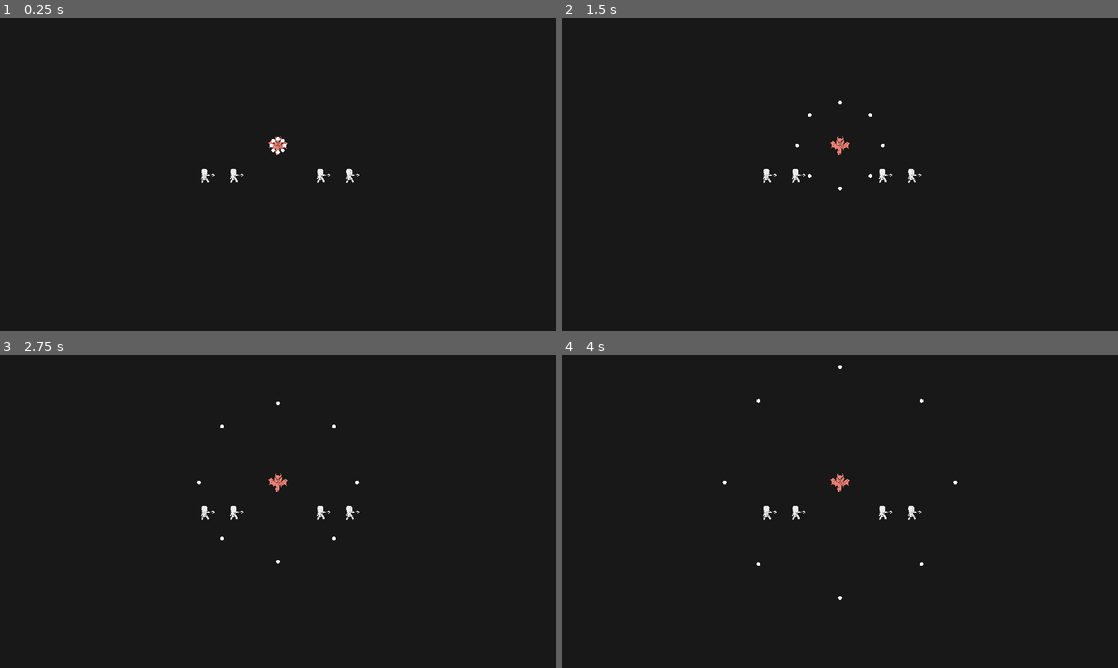
Above: before the commit, frames 1-4 (two rows, left to right).
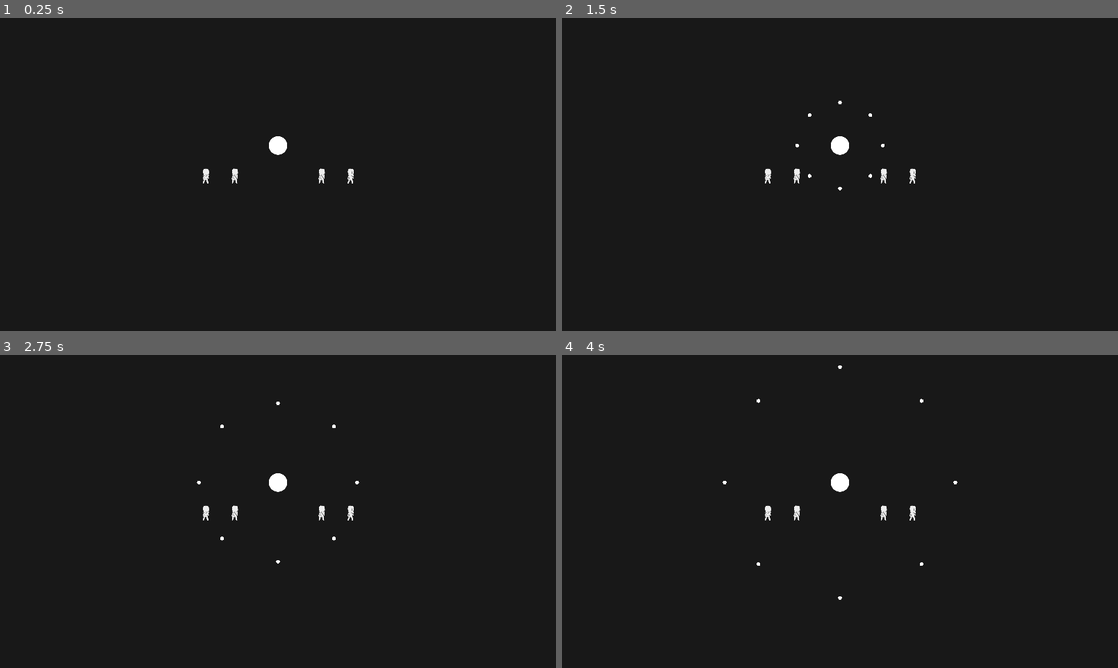
Above: after the commit, the same moments.

Repository: Hokome/BulletHellJam5
Game: Godot game, scene res://game.tscn
Two runs of this game, one before a commit and one after it. Both use one fixed random seed, a clock stepped at 60 frames per second and the inputs below.
Inputs (mouse positions are in pixels of both pictures, inside the frame that each line leads up to):
- Up to frame 1 (0.25 s): no input
- Up to frame 2 (1.5 s): tap Enter at 0.5 s; move the mouse to (784, 174) at 0.52 s; right-click (784, 174) at 0.6 s; tap Space at 1.25 s; move the mouse to (895, 174) at 1.27 s; click (895, 174) at 1.35 s
- Up to frame 3 (2.75 s): right-click (333, 511) at 1.55 s; move the mouse to (333, 442) at 2.02 s; right-click (333, 442) at 2.1 s
- Up to frame 4 (4 s): move the mouse to (812, 574) at 2.77 s; right-click (812, 574) at 2.85 s; tap Enter at 3.5 s; move the mouse to (1006, 558) at 3.52 s; click (1006, 558) at 3.6 s; right-click (1006, 558) at 3.8 s

The runs differ from the first frame. In frame 1, 0.3% of the frame differs, in the area x 36-65%, y 37-53%; in frame 2, 0.3%; in frame 3, 0.3%; in frame 4, 0.3%.

Commit message:
State machine behaviour for units

Diff:
--- a/player.gd
+++ b/player.gd
@@ -11,3 +11,4 @@
 
 	if selected_squad != null and Input.is_action_just_pressed("squad_action"):
 		selected_squad.position = get_local_mouse_position()
+		selected_squad.anchor_changed.emit()
--- a/units/ally/squad.gd
+++ b/units/ally/squad.gd
@@ -1,4 +1,6 @@
 class_name Squad extends Area2D
+
+signal anchor_changed
 
 @export var speed: float
 @export var test_unit: PackedScene
@@ -25,9 +27,13 @@
 	unit_count += 1
 	unit.squad = self
 	unit.anchor = anchor
-	unit.get_node("health").on_death.connect(on_unit_died)
+	unit.get_node("health").on_death.connect(on_unit_died.bind(unit))
 
-func on_unit_died():
+	anchor_changed.connect(unit.emit_signal.bind("anchor_changed"))
+
+func on_unit_died(unit):
+	anchor_changed.disconnect(unit.emit_signal)
+
 	unit_count -= 1
 	if unit_count <= 0:
 		queue_free()
--- a/units/ally/unit.gd
+++ b/units/ally/unit.gd
@@ -1,15 +1,14 @@
 class_name Unit extends CharacterBody2D
 
+signal anchor_changed
+
 @export var speed: float
-@export var min_anchor_dist: float
 
 var squad: Squad
 var anchor: Node2D
 
-func _process(delta):
-	if not is_at_destination():
-		var diff = (anchor.global_position - global_position)
-		velocity = diff.normalized() * speed
-		move_and_slide()
+func _ready():
+	anchor_changed.connect(func(): $state_machine.set_state("repositioning"))
 
-func is_at_destination() -> bool: return (anchor.global_position - global_position).length() <= min_anchor_dist
+func _physics_process(_delta):
+	move_and_slide()
--- a/units/ally/unit.tscn
+++ b/units/ally/unit.tscn
@@ -1,9 +1,12 @@
-[gd_scene load_steps=7 format=3 uid="uid://ctn35r33n8khl"]
+[gd_scene load_steps=10 format=3 uid="uid://ctn35r33n8khl"]
 
 [ext_resource type="Script" path="res://units/ally/unit.gd" id="1_nohcy"]
 [ext_resource type="Script" path="res://units/health.gd" id="2_ogbsk"]
 [ext_resource type="SpriteFrames" uid="uid://cjfujb72qqmkf" path="res://units/ally/unit_frames.tres" id="3_bkyh2"]
 [ext_resource type="Script" path="res://units/hurtbox.gd" id="3_e0fdt"]
+[ext_resource type="Script" path="res://units/state_machine/state_machine.gd" id="5_3u03x"]
+[ext_resource type="Script" path="res://units/state_machine/idle_state.gd" id="6_od1yv"]
+[ext_resource type="Script" path="res://units/state_machine/repositioning_state.gd" id="7_rly2h"]
 
 [sub_resource type="RectangleShape2D" id="RectangleShape2D_j47w0"]
 size = Vector2(64, 128)
@@ -15,7 +18,6 @@
 motion_mode = 1
 script = ExtResource("1_nohcy")
 speed = 200.0
-min_anchor_dist = 20.0
 
 [node name="health" type="Node2D" parent="."]
 script = ExtResource("2_ogbsk")
@@ -23,7 +25,7 @@
 [node name="sprite" type="AnimatedSprite2D" parent="."]
 scale = Vector2(0.5, 0.5)
 sprite_frames = ExtResource("3_bkyh2")
-animation = &"attack"
+animation = &"idle"
 
 [node name="collider" type="CollisionShape2D" parent="."]
 shape = SubResource("RectangleShape2D_j47w0")
@@ -35,4 +37,15 @@
 [node name="shape" type="CollisionShape2D" parent="hurtbox"]
 shape = SubResource("RectangleShape2D_mfqdi")
 
+[node name="state_machine" type="Node" parent="."]
+script = ExtResource("5_3u03x")
+default_state = "idle"
+
+[node name="idle" type="Node" parent="state_machine"]
+script = ExtResource("6_od1yv")
+
+[node name="repositioning" type="Node" parent="state_machine"]
+script = ExtResource("7_rly2h")
+min_anchor_dist = 20.0
+
 [connection signal="on_damage" from="hurtbox" to="health" method="damage"]
--- a/units/enemy/enemy.tscn
+++ b/units/enemy/enemy.tscn
@@ -1,9 +1,9 @@
 [gd_scene load_steps=6 format=3 uid="uid://bjlj67eo7ah71"]
 
+[ext_resource type="Texture2D" uid="uid://dp8bwsiiev8fw" path="res://circle.png" id="1_hcklj"]
 [ext_resource type="Script" path="res://units/enemy/enemy.gd" id="1_trqow"]
 [ext_resource type="Script" path="res://units/enemy/projectile_pattern.gd" id="2_jegsq"]
 [ext_resource type="PackedScene" uid="uid://brpqbltmcyray" path="res://units/enemy/projectile.tscn" id="2_o24u8"]
-[ext_resource type="Texture2D" uid="uid://bhtswylyy7104" path="res://units/enemy/enemy.png" id="4_vc7ba"]
 
 [sub_resource type="Resource" id="Resource_pqhk1"]
 script = ExtResource("2_jegsq")
@@ -16,5 +16,4 @@
 cooldown = 5.0
 
 [node name="circle" type="Sprite2D" parent="."]
-scale = Vector2(0.570313, 0.570313)
-texture = ExtResource("4_vc7ba")
+texture = ExtResource("1_hcklj")
--- /dev/null
+++ b/units/state_machine/idle_state.gd
@@ -0,0 +1 @@
+extends State
--- /dev/null
+++ b/units/state_machine/repositioning_state.gd
@@ -0,0 +1,17 @@
+extends State
+
+@export var min_anchor_dist: float
+
+@onready var unit: Unit = get_parent().get_parent()
+
+func update(_delta):
+	if is_at_destination():
+		state_machine.set_state("idle")
+	else:
+		var diff = (unit.anchor.global_position - unit.global_position)
+		unit.velocity = diff.normalized() * unit.speed
+
+func on_exit():
+		unit.velocity = Vector2.ZERO
+
+func is_at_destination() -> bool: return (unit.anchor.global_position - unit.global_position).length() <= min_anchor_dist
--- /dev/null
+++ b/units/state_machine/state.gd
@@ -0,0 +1,15 @@
+class_name State extends Node
+
+@onready var state_machine: StateMachine = get_parent()
+
+func update(_delta):
+	pass
+
+func physics_update(_delta):
+	pass
+
+func on_enter():
+	pass
+
+func on_exit():
+	pass
--- /dev/null
+++ b/units/state_machine/state_machine.gd
@@ -0,0 +1,24 @@
+class_name StateMachine extends Node
+
+@export var default_state: String
+
+var current_state: State
+
+func _ready():
+	set_state(default_state)
+
+func set_state(state_name: String):
+	if current_state:
+		current_state.on_exit()
+
+	current_state = get_node_or_null(state_name)
+	if current_state == null: push_error("State '" + state_name + "' not found")
+	current_state.on_enter()
+
+func _process(delta):
+	if current_state:
+		current_state.update(delta)
+
+func _physics_process(delta):
+	if current_state:
+		current_state.physics_update(delta)
